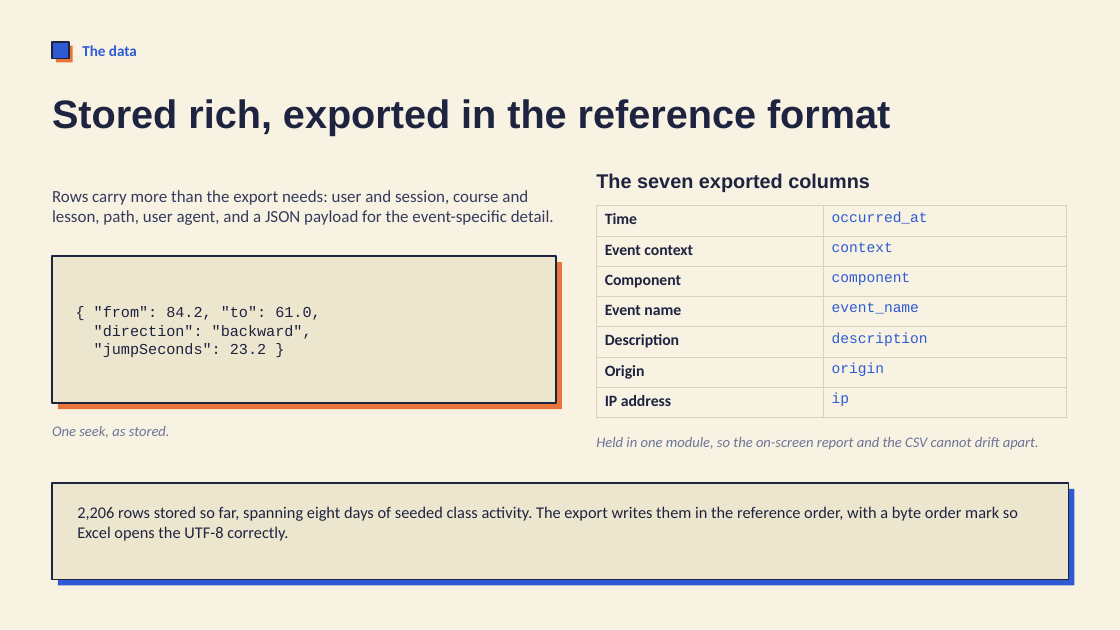
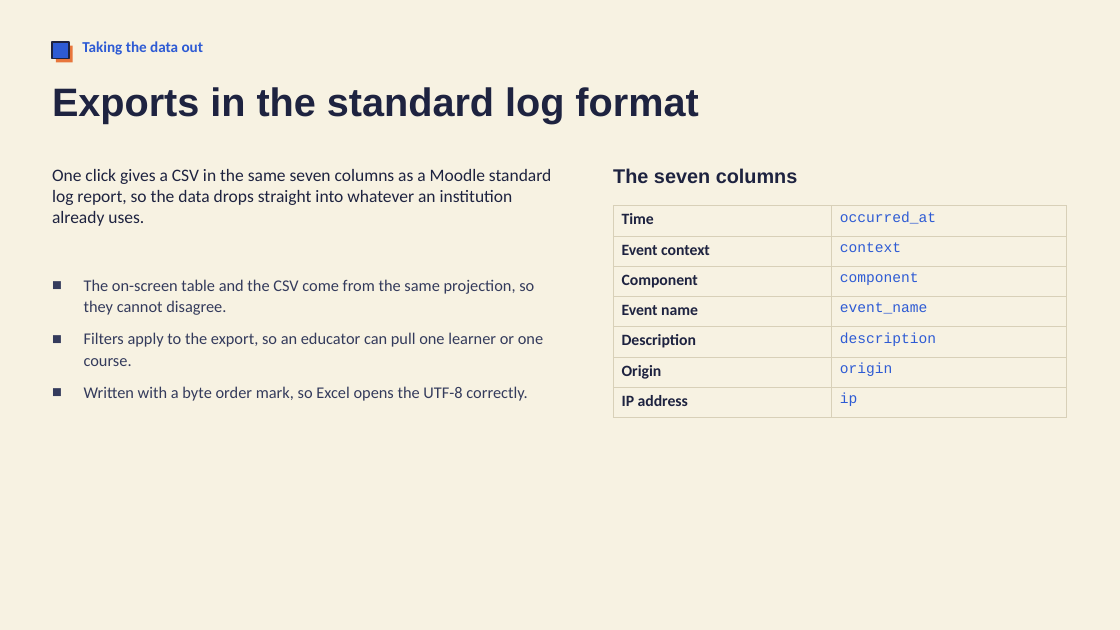
Before and after one commit to ndstab/lumen, a slide deck: slide 9 of docs/presentation.pptx. Drawn at 1120x630 pixels with LibreOffice and Linux fonts; fonts in the diff are those of the drawing. Boxes give left, top, right and bottom in pixels: in the first picture for what was removed or moved away, otherwise in the second. Text is boxed around its words. In the diff, an @@ line names an element or a change of style, - is before the commit and + after.

Commit message:
Rebuild the presentation around the finished product
The deck was spending a third of its slides on how the project got
made: which audience was picked, the three design directions compared,
and the reasoning for a custom video player over an embed. None of that
is what the product does.

Replaced with slides that show it: what a learner uses, what a lesson
contains, how quizzes behave, what the system records, how deep a
single video event goes, the educator stream, the export format, and
one slide per analytics view. Added the activity chart, which had no
slide at all.

Regenerated the seed data first. The previous dataset had a 490 event
hour from my own tooling that dwarfed every other bar in the activity
chart.

```diff
--- a/docs/presentation.pptx
+++ b/docs/presentation.pptx
@@ text at bbox=[82, 41, 204, 55]: text changed @@
-The data
+Taking the data out
@@ text at bbox=[52, 87, 698, 124]: text changed @@
-Stored rich, exported in the reference format
+Exports in the standard log format
@@ vertical alignment middle to top in 4 elements at bbox=[82, 41, 204, 55], bbox=[52, 87, 698, 124], bbox=[613, 168, 798, 183], bbox=[52, 169, 551, 226] @@
@@ text at bbox=[52, 169, 551, 226]: text changed; size 14.5 to 15 pt; text colour #343B5C to #1E2340 @@
-Rows carry more than the export needs: user and session, course and lesson, path, user agent, and a JSON payload for the event-specific detail.
+One click gives a CSV in the same seven columns as a Moodle standard log report, so the data drops straight into whatever an institution already uses.
@@ text at bbox=[613, 168, 798, 183]: text changed @@
-The seven exported columns
+The seven columns
@@ table: place and size @@
-table at bbox=[597, 206, 1067, 410]
+table at bbox=[613, 206, 1067, 410]
@@ rectangle removed at bbox=[52, 256, 556, 403] @@
@@ text "The on-screen table and the ...": place and size @@
-text "The on-screen table and the ..." at bbox=[58, 262, 562, 409]
+text "The on-screen table and the ..." at bbox=[84, 279, 543, 401]
@@ text "The on-screen table and the ..." at bbox=[84, 279, 543, 401]: fill #E8763C to none @@
@@ text at bbox=[84, 279, 543, 401]: text added @@
+■ The on-screen table and the CSV come from the same projection, so they cannot disagree.
+■ Filters apply to the export, so an educator can pull one learner or one course.
+■ Written with a byte order mark, so Excel opens the UTF-8 correctly.
@@ text removed at bbox=[94, 306, 320, 357] @@
-{ "from": 84.2, "to": 61.0,
-"direction": "backward",
-"jumpSeconds": 23.2 }
@@ text removed at bbox=[52, 426, 170, 438] @@
-One seek, as stored.
@@ text removed at bbox=[596, 437, 1039, 450] @@
-Held in one module, so the on-screen report and the CSV cannot drift apart.
@@ rectangle removed at bbox=[52, 483, 1069, 580] @@
@@ rectangle removed at bbox=[58, 489, 1075, 586] @@
@@ text removed at bbox=[77, 506, 1018, 541] @@
-2,206 rows stored so far, spanning eight days of seeded class activity. The export writes them in the reference order, with a byte order mark so Excel opens the UTF-8 correctly.
```
Also in this commit, not shown: 9 other slides changed, 4 slides added, 4 slides removed, 10 other files.
